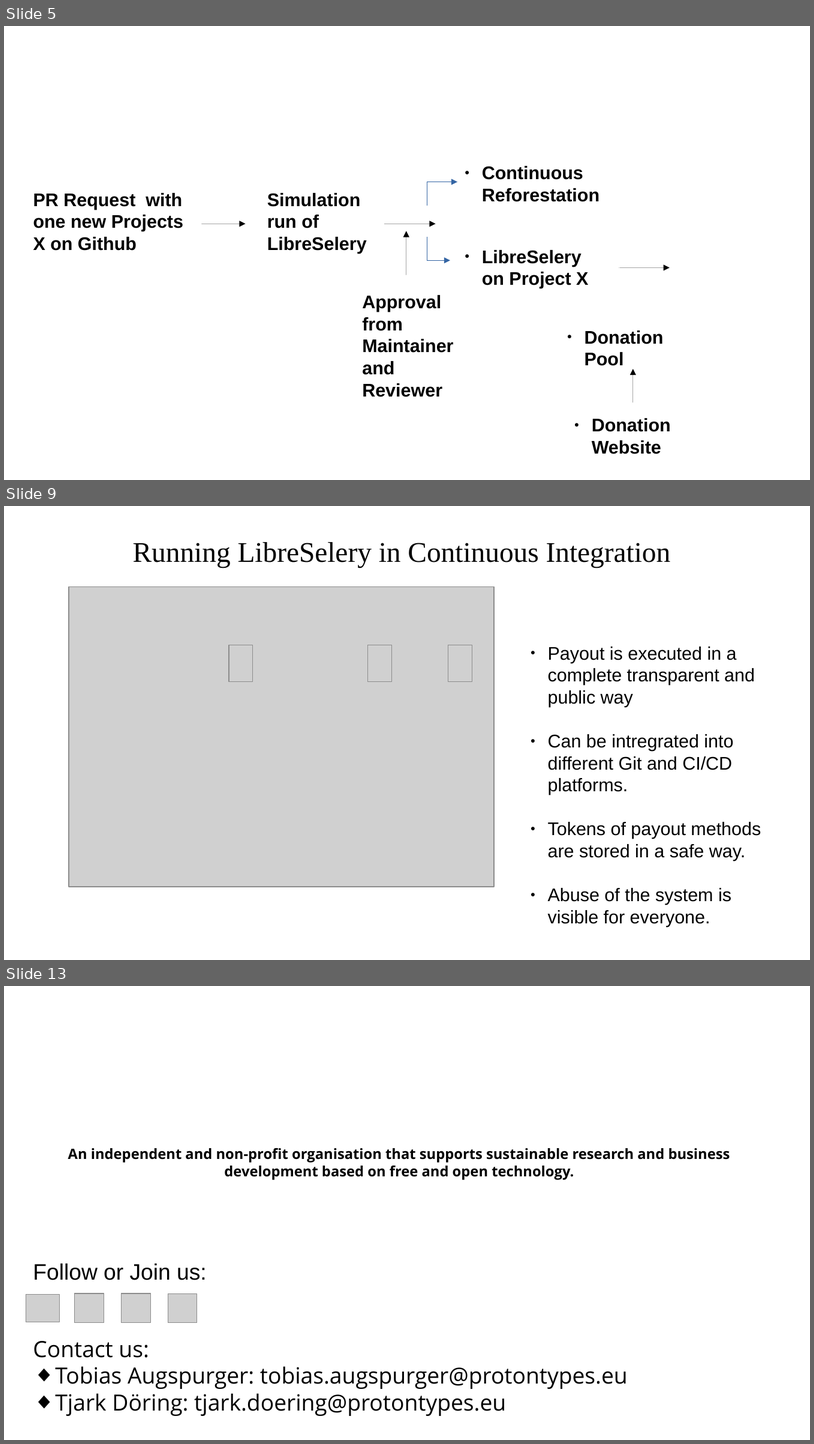
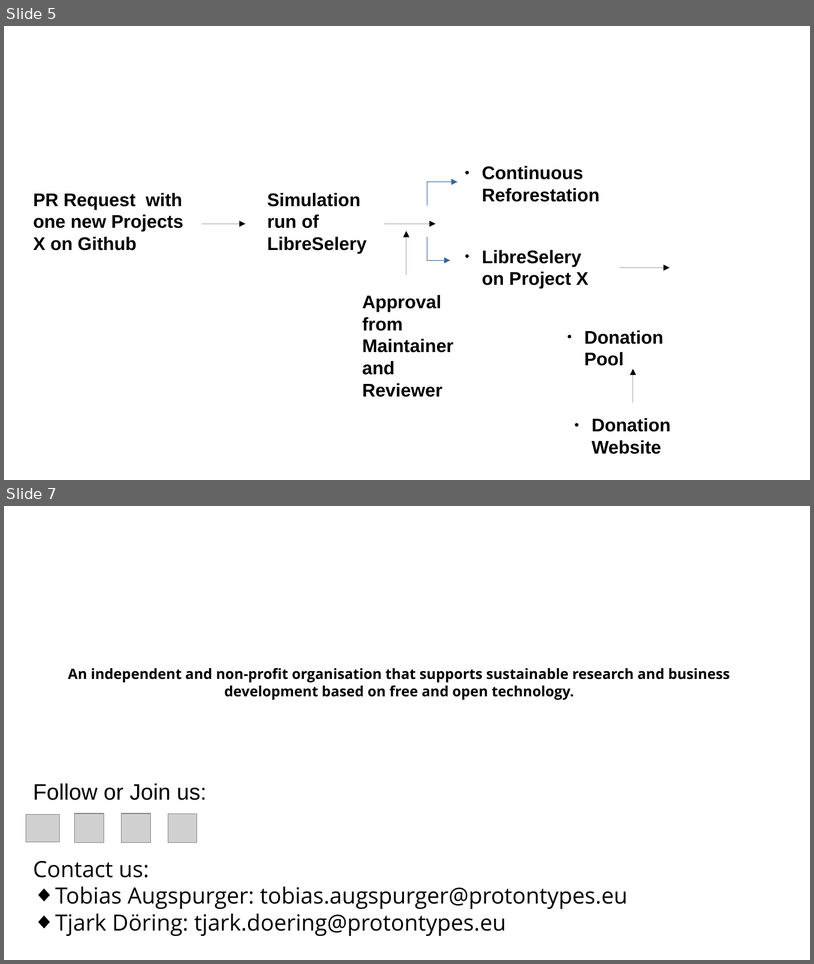
Before and after one commit to protontypes/documents, a slide deck: slides/protontypes_roadmap.odp. Shown one above the other, each under a label of ours: slides 5, 9 and 13 before the commit, slides 5 and 7 after it; the slides between them are not shown. The pictures are 814x1444 and 814x964 pixels, drawn with LibreOffice and Linux fonts; fonts in the diff are those of the drawing; grey boxes stand for pictures; background and template pictures are left out. Boxes give left, top, right and bottom in pixels: in the first picture for what was removed or moved away, otherwise in the second. Text is boxed around its words. In the diff, an @@ line names an element or a change of style, - is before the commit and + after.

```diff
--- a/slides/protontypes_roadmap.odp
+++ b/slides/protontypes_roadmap.odp
@@ slide 9 removed at (x1=4, y1=506, x2=810, y2=960), background #FFFFFF @@
@@ text removed at (x1=133, y1=542, x2=671, y2=568) @@
-Running LibreSelery in Continuous Integration
@@ picture removed at (x1=69, y1=586, x2=494, y2=886) @@
@@ picture removed at (x1=230, y1=645, x2=253, y2=682) @@
@@ picture removed at (x1=368, y1=645, x2=392, y2=682) @@
@@ picture removed at (x1=449, y1=645, x2=473, y2=682) @@
@@ text removed at (x1=548, y1=646, x2=761, y2=904) @@
-● Payout is executed in a complete transparent and public way
-● Can be intregrated into different Git and CI/CD platforms.
-● Tokens of payout methods are stored in a safe way.
-● Abuse of the system is visible for everyone.
@@ what was slide 13 is now slide 7 @@
```
Also in this commit, not shown: 1 slide changed, 1 slide added, 6 other slides removed, 2 other files.
